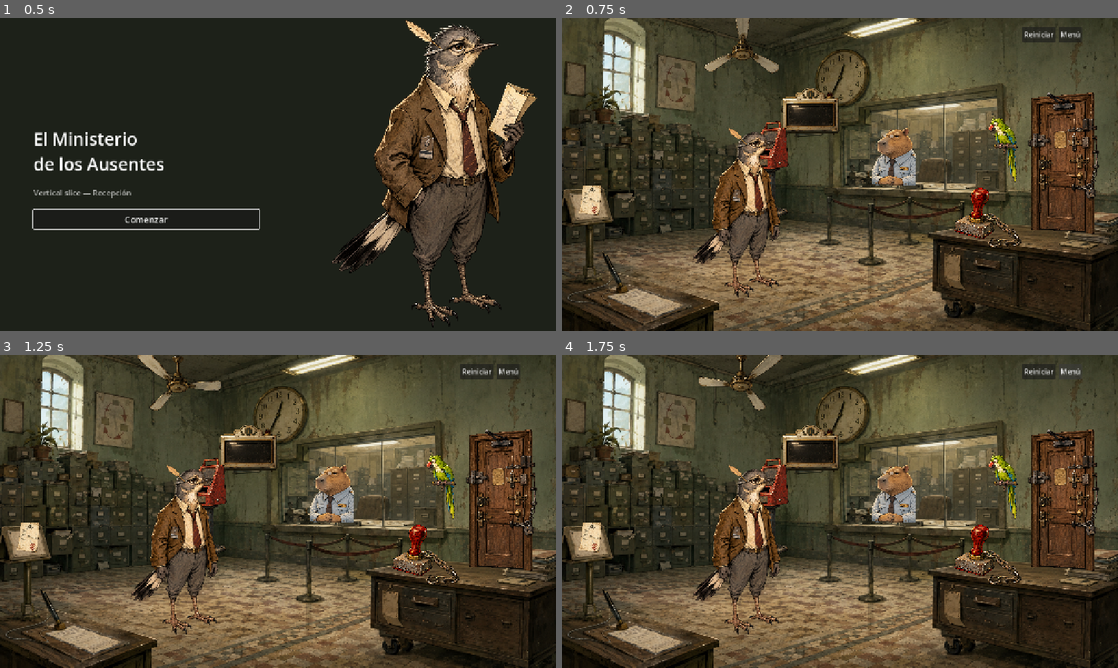
Above: before the commit, frames 1-4 (two rows, left to right).
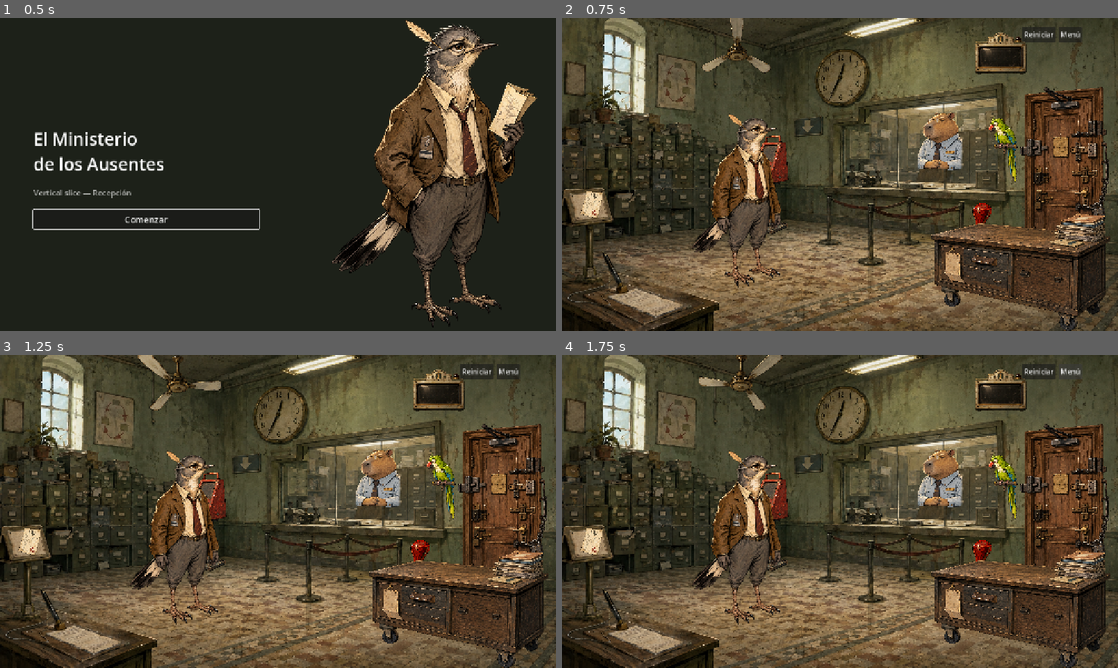
Above: after the commit, the same moments.

Repository: jotaemeefe/nicanor_game
Game: Godot game, scene res://scenes/main_menu/main_menu.tscn
Two runs of this game, one before a commit and one after it. Both use one fixed random seed, a clock stepped at 60 frames per second and the inputs below.
Inputs:
- Up to frame 1 (0.5 s): no input
- Up to frame 2 (0.75 s): click "Comenzar" at 0.5 s
- Up to frame 3 (1.25 s): no input
- Up to frame 4 (1.75 s): click "Reiniciar" at 1.25 s

Frame 1 is identical in both runs. In frame 2, 23% of the frame differs, in the area x 0-100%, y 0-100%; in frame 3, 22%; in frame 4, 22%.

Commit message:
Swap office scene to new background/table/carpincho assets, fix Nicanor y-sort and depth, convert intro video
- Replace baked-in background with scene_background_no_table.png; add rolling
  table as an independent y-sorted Sprite2D node instead of painted furniture
- Enable y_sort_enabled on World/Hotspots so props actually compete for depth
  against Nicanor instead of drawing as one fixed block; correct Nicanor's
  foot-anchor sprite offset (measured against real alpha bounds) and tighten
  walkable_bounds so he can't stand inside the table's footprint
- Swap carpincho to a full-torso pose from the new asset pack, recentered
  behind the reception window
- Reposition status board to the opposite wall clear of the door and UI
- Fix ceiling fan frame misalignment (one frame had a different pivot,
  causing visible bobbing), revert door/formulario regressions from an
  earlier unfinished edit
- Convert ejemplo/Intro - Juego v1.mp4 to Theora/Vorbis (game/assets/video/intro.ogv)
  for Godot 4 VideoStreamPlayer support

Co-Authored-By: Claude Sonnet 5 <noreply@anthropic.com>

Diff:
--- a/game/scenes/office/oficina_recepcion.tscn
+++ b/game/scenes/office/oficina_recepcion.tscn
@@ -1,25 +1,27 @@
-[gd_scene load_steps=15 format=3]
+[gd_scene load_steps=16 format=3]
 
 [ext_resource type="Script" path="res://scripts/office_scene_controller.gd" id="1_controller"]
 [ext_resource type="Script" path="res://scripts/nicanor_controller.gd" id="2_nicanor"]
 [ext_resource type="SpriteFrames" path="res://assets/characters/nicanor/nicanor_frames.tres" id="3_nicanorframes"]
-[ext_resource type="Texture2D" path="res://assets/backgrounds/oficina_recepcion.png" id="4_bg"]
+[ext_resource type="Texture2D" path="res://assets/backgrounds/scene_background_no_table.png" id="4_bg"]
 [ext_resource type="PackedScene" path="res://scenes/hotspot.tscn" id="5_hotspot"]
 [ext_resource type="PackedScene" path="res://scenes/dialogue_box.tscn" id="6_dialoguebox"]
-[ext_resource type="Texture2D" path="res://assets/characters/recepcionista/carp_1_neutral.png" id="7_carpidle"]
+[ext_resource type="Texture2D" path="res://assets/characters/recepcionista/carp_idle_new.png" id="7_carpidle"]
 [ext_resource type="Texture2D" path="res://assets/props/maquina_turnos/maquina_apagada.png" id="8_maquina"]
 [ext_resource type="Texture2D" path="res://assets/props/formulario.png" id="9_formulario"]
 [ext_resource type="Texture2D" path="res://assets/props/sello.png" id="10_sello"]
 [ext_resource type="SpriteFrames" path="res://assets/characters/parrot/loro_frames.tres" id="11_loroframes"]
 [ext_resource type="Texture2D" path="res://assets/props/puerta/puerta_cerrada.png" id="12_puerta"]
 [ext_resource type="SpriteFrames" path="res://assets/props/ventilador/fan_frames.tres" id="13_fanframes"]
-[ext_resource type="Texture2D" path="res://assets/props/cartel_estado/cartel_apagado.png" id="14_cartelestado"]
+[ext_resource type="Texture2D" path="res://assets/props/cartel_estado/cartel_apagado_new.png" id="14_cartelestado"]
+[ext_resource type="Texture2D" path="res://assets/furniture/rolling_table_clean.png" id="15_mesa"]
 
 [node name="OficinaRecepcion" type="Node2D"]
 script = ExtResource("1_controller")
 
 [node name="Background" type="Sprite2D" parent="."]
 position = Vector2(640, 360)
+scale = Vector2(0.765550239, 0.765550239)
 texture = ExtResource("4_bg")
 
 [node name="AmbientFan" type="AnimatedSprite2D" parent="."]
@@ -30,8 +32,8 @@
 autoplay = "spin"
 
 [node name="CartelEstado" type="Sprite2D" parent="."]
-position = Vector2(572, 215)
-scale = Vector2(0.21, 0.21)
+position = Vector2(1010, 82)
+scale = Vector2(0.19, 0.19)
 texture = ExtResource("14_cartelestado")
 
 [node name="Audio" type="Node" parent="."]
@@ -48,34 +50,40 @@
 y_sort_enabled = true
 
 [node name="Nicanor" type="Node2D" parent="World"]
-position = Vector2(400, 650)
+position = Vector2(400, 620)
 y_sort_enabled = true
 script = ExtResource("2_nicanor")
-walkable_bounds = Rect2(80, 540, 1140, 150)
+walkable_bounds = Rect2(80, 540, 1140, 100)
 
 [node name="AnimatedSprite2D" type="AnimatedSprite2D" parent="World/Nicanor"]
 sprite_frames = ExtResource("3_nicanorframes")
 animation = &"idle"
-offset = Vector2(0, -342)
+offset = Vector2(0, -330)
 scale = Vector2(0.62, 0.62)
 
 [node name="Recepcionista" type="Node2D" parent="World"]
-position = Vector2(765, 390)
+position = Vector2(870, 388)
 y_sort_enabled = true
 
 [node name="Sprite2D" type="Sprite2D" parent="World/Recepcionista"]
 texture = ExtResource("7_carpidle")
-offset = Vector2(0, -248)
+offset = Vector2(0, -362)
 scale = Vector2(0.29, 0.29)
 
+[node name="Mesa" type="Sprite2D" parent="World"]
+position = Vector2(1055, 584)
+scale = Vector2(0.2736, 0.2736)
+texture = ExtResource("15_mesa")
+
 [node name="Hotspots" type="Node2D" parent="World"]
+y_sort_enabled = true
 
 [node name="Dispensador" parent="World/Hotspots" instance=ExtResource("5_hotspot")]
-position = Vector2(480, 353)
+position = Vector2(480, 385)
 hotspot_name = "Máquina de turnos"
 hitbox_size = Vector2(90, 230)
 invisible = true
-approach_point = Vector2(90, 207)
+approach_point = Vector2(90, 175)
 look_direction = "left"
 
 [node name="Sprite2D" type="Sprite2D" parent="World/Hotspots/Dispensador"]
@@ -126,18 +134,18 @@
 interact_text = "\"Toda declaración de ausencia requiere acreditar presencia previa.\" Firmado: el Ministerio, para sí mismo."
 
 [node name="Puerta" parent="World/Hotspots" instance=ExtResource("5_hotspot")]
-position = Vector2(1155, 330)
+position = Vector2(1158, 360)
 hotspot_name = "Puerta"
-hitbox_size = Vector2(170, 340)
-invisible = true
-approach_point = Vector2(-335, 230)
+hitbox_size = Vector2(210, 430)
+invisible = true
+approach_point = Vector2(-330, 230)
 look_direction = "right"
 observe_text = "Dice SALIDA. En este Ministerio, eso probablemente sea una amenaza."
 interact_text = "No cede. Todavía no."
 
 [node name="Sprite2D" type="Sprite2D" parent="World/Hotspots/Puerta"]
 texture = ExtResource("12_puerta")
-scale = Vector2(0.34, 0.34)
+scale = Vector2(0.43, 0.43)
 
 [node name="Planta" parent="World/Hotspots" instance=ExtResource("5_hotspot")]
 position = Vector2(94, 209)
@@ -161,17 +169,17 @@
 interact_text_alt = "El formulario ya está completo. Romperlo no cambiaría nada."
 
 [node name="Sprite2D" type="Sprite2D" parent="World/Hotspots/Formulario"]
-position = Vector2(-55, -60)
-rotation = -0.21
+position = Vector2(-52, -51)
+rotation = -0.09
 texture = ExtResource("9_formulario")
-scale = Vector2(0.16, 0.16)
+scale = Vector2(0.14, 0.14)
 
 [node name="Sello" parent="World/Hotspots" instance=ExtResource("5_hotspot")]
-position = Vector2(980, 460)
+position = Vector2(985, 495)
 hotspot_name = "Sello"
 hitbox_size = Vector2(100, 100)
 invisible = true
-approach_point = Vector2(-130, 110)
+approach_point = Vector2(-115, 145)
 look_direction = "right"
 observe_text = "El instrumento más poderoso del edificio. Por eso está atado."
 interact_text = "El instrumento más poderoso del edificio. Por eso está atado."
--- a/game/scripts/office_scene_controller.gd
+++ b/game/scripts/office_scene_controller.gd
@@ -11,8 +11,8 @@
 const FINAL_DIALOGUE_PATH := "res://data/dialogues/final.json"
 const MAQUINA_HOTSPOT_DATA_PATH := "res://data/hotspots/maquina_turnos.json"
 
-const CARP_IDLE := preload("res://assets/characters/recepcionista/carp_1_neutral.png")
-const CARP_HABLANDO := preload("res://assets/characters/recepcionista/carp_3_hablando.png")
+const CARP_IDLE := preload("res://assets/characters/recepcionista/carp_idle_new.png")
+const CARP_HABLANDO := preload("res://assets/characters/recepcionista/carp_hablando_new.png")
 const LORO_IDLE := preload("res://assets/characters/parrot/loro_2_halfopen.png")
 const LORO_HABLANDO := preload("res://assets/characters/parrot/loro_4_squawk.png")
 
@@ -24,9 +24,9 @@
 const PUERTA_DESBLOQUEADA := preload("res://assets/props/puerta/puerta_desbloqueada.png")
 const PUERTA_ABIERTA := preload("res://assets/props/puerta/puerta_abierta.png")
 
-const CARTEL_APAGADO := preload("res://assets/props/cartel_estado/cartel_apagado.png")
-const CARTEL_AMBAR := preload("res://assets/props/cartel_estado/cartel_ambar.png")
-const CARTEL_ROJO := preload("res://assets/props/cartel_estado/cartel_rojo.png")
+const CARTEL_APAGADO := preload("res://assets/props/cartel_estado/cartel_apagado_new.png")
+const CARTEL_AMBAR := preload("res://assets/props/cartel_estado/cartel_ambar_new.png")
+const CARTEL_ROJO := preload("res://assets/props/cartel_estado/cartel_rojo_new.png")
 
 @onready var _nicanor: NicanorController = $World/Nicanor
 @onready var _recepcionista_sprite: Sprite2D = get_node_or_null("World/Recepcionista/Sprite2D")
Binary file added: game/assets/backgrounds/scene_background_no_table.png
Not shown, added: game/assets/backgrounds/scene_background_no_table.png.import
Binary file added: game/assets/characters/recepcionista/carp_hablando_new.png
Not shown, added: game/assets/characters/recepcionista/carp_hablando_new.png.import
Binary file added: game/assets/characters/recepcionista/carp_idle_new.png
Not shown, added: game/assets/characters/recepcionista/carp_idle_new.png.import
Binary file added: game/assets/furniture/rolling_table_clean.png
Not shown, added: game/assets/furniture/rolling_table_clean.png.import
Binary file added: game/assets/props/cartel_estado/cartel_ambar_new.png
Not shown, added: game/assets/props/cartel_estado/cartel_ambar_new.png.import
Binary file added: game/assets/props/cartel_estado/cartel_apagado_new.png
Not shown, added: game/assets/props/cartel_estado/cartel_apagado_new.png.import
(and 9 more such lines)
